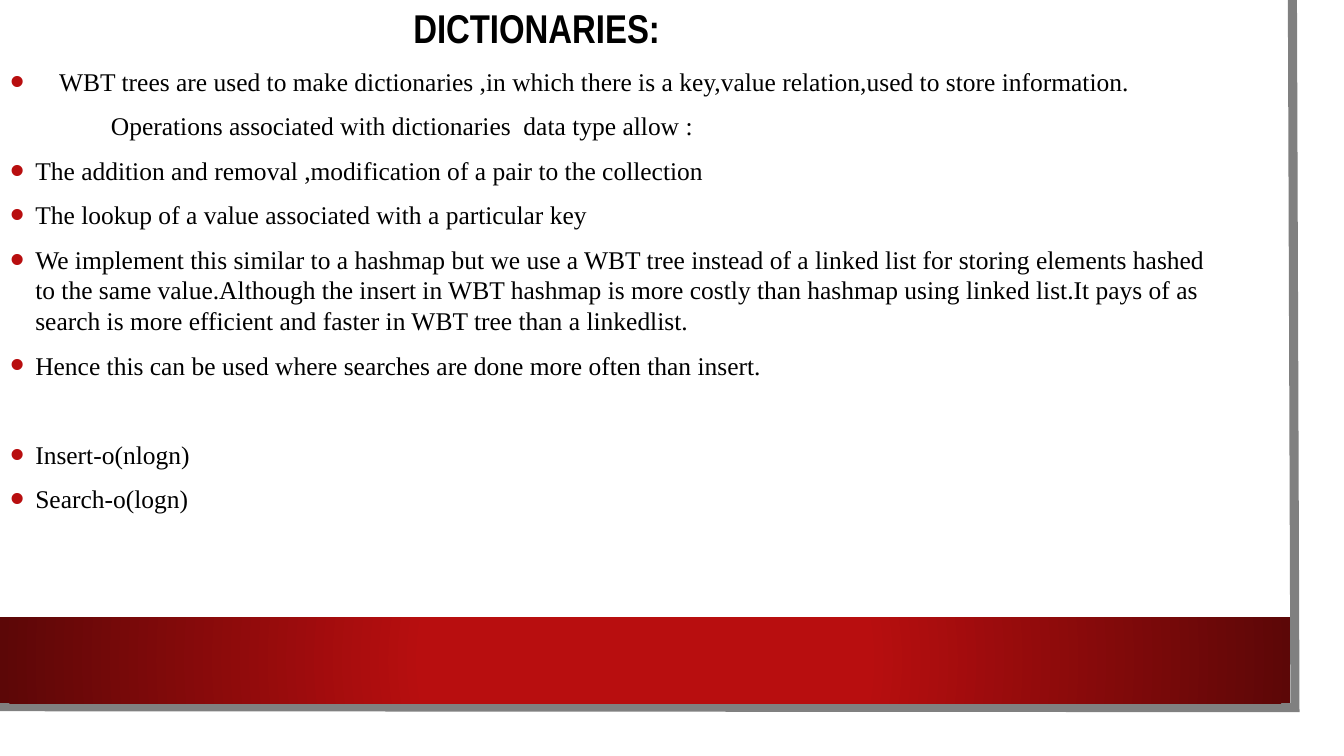
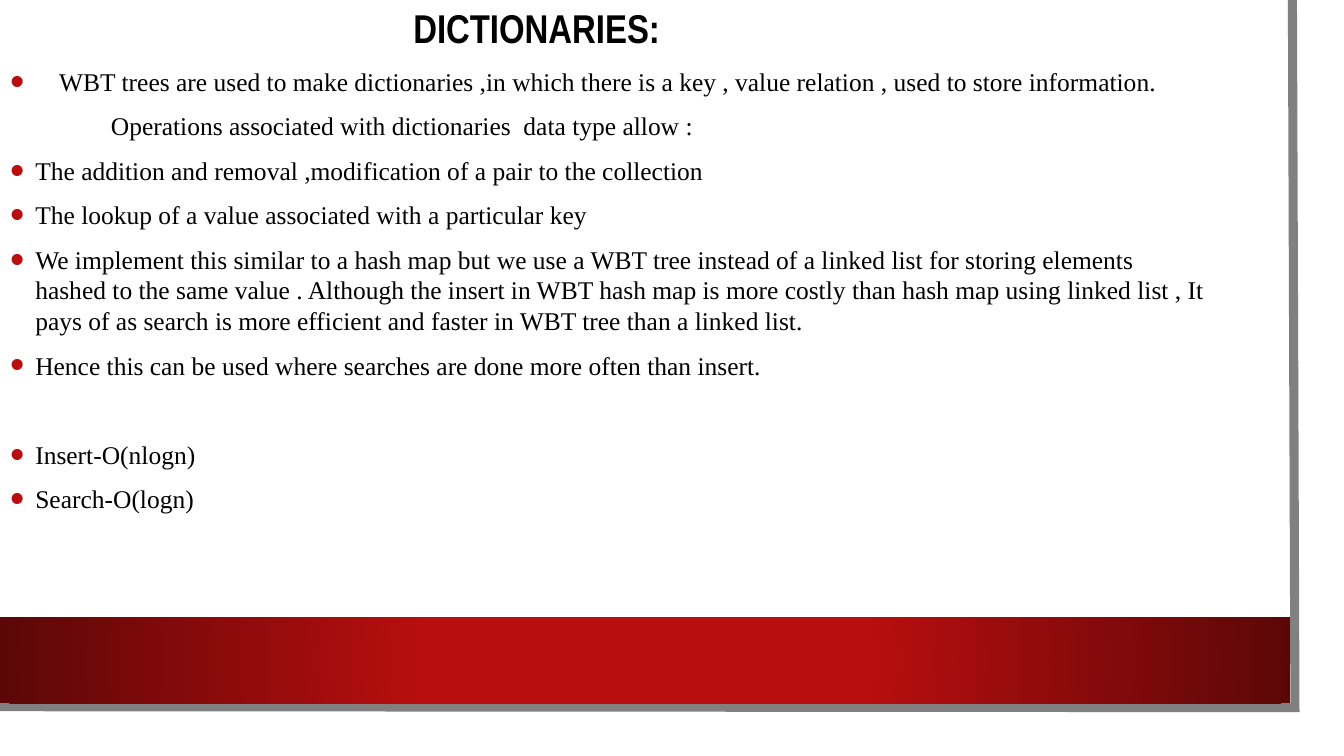
Before and after one commit to ydodeja365/DSA-Weight-Balance-Trees, a slide deck: slide 10 of WBTreeIntro.pptx. Drawn at 1344x756 pixels with LibreOffice and Linux fonts; fonts in the diff are those of the drawing; background and template pictures are left out. Boxes give left, top, right and bottom in pixels: in the first picture for what was removed or moved away, otherwise in the second. Text is boxed around its words. In the diff, an @@ line names an element or a change of style, - is before the commit and + after.

```diff
--- a/WBTreeIntro.pptx
+++ b/WBTreeIntro.pptx
@@ text at [59, 73, 1156, 96]: spaces changed @@
-• WBT trees are used to make dictionaries ,in which there is a key,value relation,used to store information.
+• WBT trees are used to make dictionaries ,in which there is a key , value relation , used to store information.
@@ text at [35, 251, 1204, 336]: text changed @@
-• We implement this similar to a hashmap but we use a WBT tree instead of a linked list for storing elements hashed to the same value.Although the insert in WBT hashmap is more costly than hashmap using linked list.It pays of as search is more efficient and faster in WBT tree than a linkedlist.
+• We implement this similar to a hash map but we use a WBT tree instead of a linked list for storing elements hashed to the same value . Although the insert in WBT hash map is more costly than hash map using linked list , It pays of as search is more efficient and faster in WBT tree than a linked list.
@@ text at [35, 446, 195, 514]: text changed @@
-• Insert-o(nlogn)
-• Search-o(logn)
+• Insert-O(nlogn)
+• Search-O(logn)
```
Also in this commit, not shown: 6 other slides changed.
